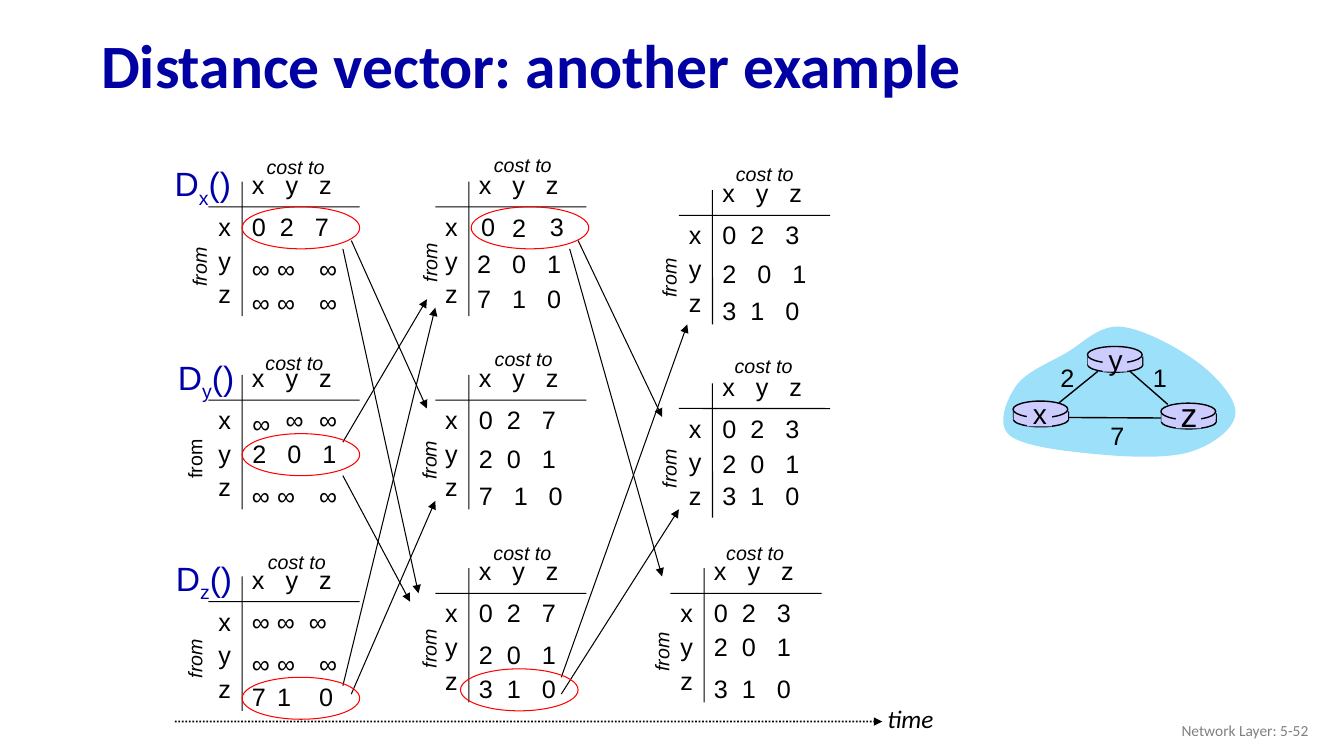
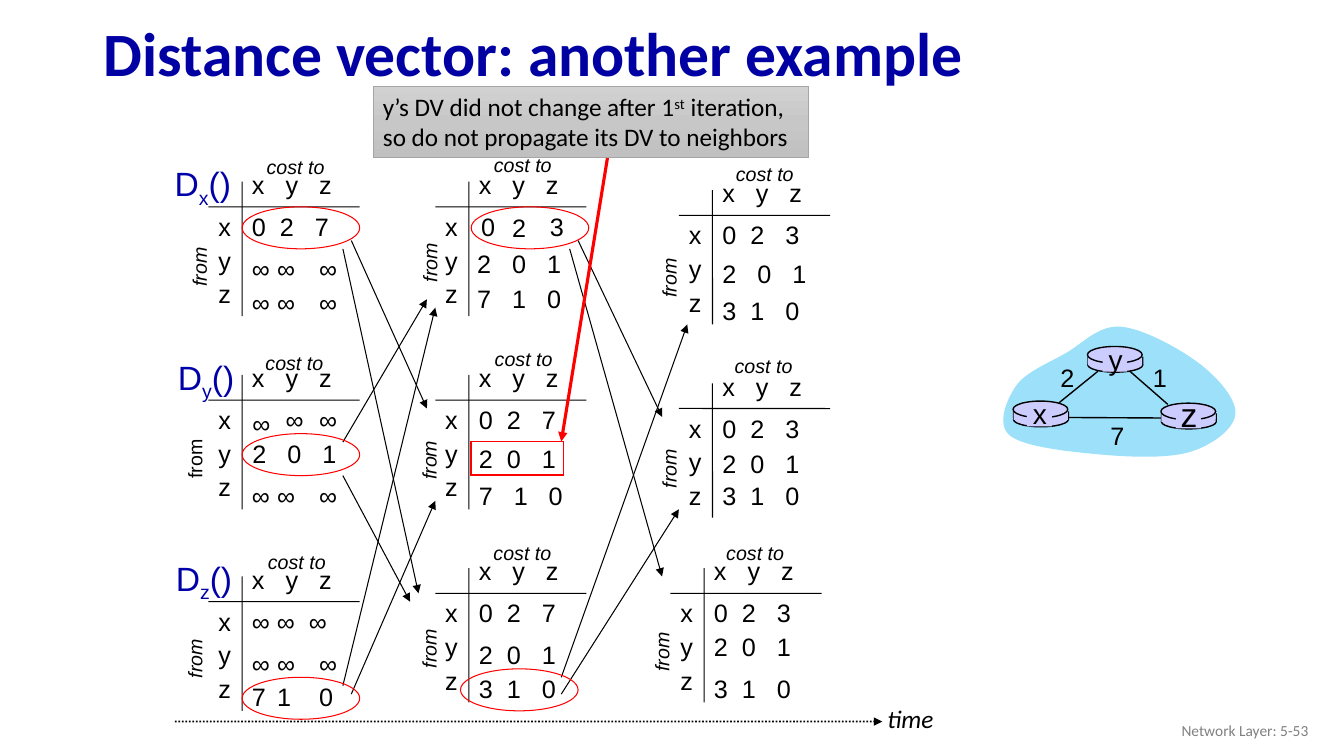
Before and after one commit to guhofstra/CSC175, a slide deck: slide 53 of PPTs/5.1 5.2 Control Plan Routing Protocols.pptx (slide 52 before the commit). Drawn at 1344x756 pixels with LibreOffice and Linux fonts; fonts in the diff are those of the drawing. Boxes give left, top, right and bottom in pixels: in the first picture for what was removed or moved away, otherwise in the second. Text is boxed around its words. In the diff, an @@ line names an element or a change of style, - is before the commit and + after.

```diff
--- a/PPTs/5.1 5.2 Control Plan Routing Protocols.pptx
+++ b/PPTs/5.1 5.2 Control Plan Routing Protocols.pptx
@@ title "Distance vector: another example" rewrapped from box(101, 44, 960, 98) to box(104, 32, 963, 91) @@
@@ rectangle added at box(373, 87, 809, 158), fill gradient #D2D2D2 to #C8C8C8 to #C0C0C0, outline #A5A5A5 0.5 pt, 18 pt, text #000000 @@
+y’s DV did not change after 1st iteration,
+so do not propagate its DV to neighbors
@@ arrow added from (608, 157) to (562, 442), #FF0000 2.25 pt @@
@@ rectangle added at box(471, 442, 564, 475), outline #FF0000 1 pt @@
@@ text at box(1182, 725, 1308, 739): text changed @@
-Network Layer: 5-52
+Network Layer: 5-53
```
Also in this commit, not shown: 4 other slides changed, 2 slides added, 1 other file.
